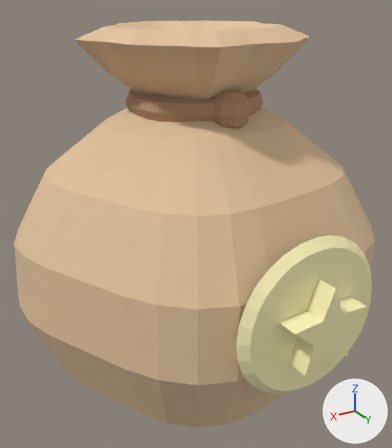
The OBJ model assets/meshes/ParasolPlummetBag.obj as it was, and as the next commit left it.
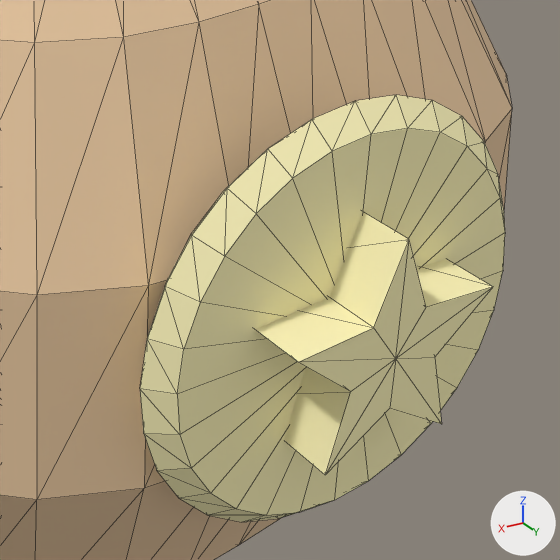
There are two pictures of each version: one whole from a 50 mm camera at (2.213, 3.715, 3.235) aimed at (0.05, 0.11, 1.432), one close up on the part from 47% to 100% of the width and 45% to 91% of the height. The axes (+X, +Y, +Z) are drawn at lower right. The lights are the same throughout. The older version's two pictures come first. The close-ups show mesh edges as thin lines. Where no turn or scale is listed for an object, it has been applied to the vertices. Vertices at exactly the same position are counted once.

The scene before the commit, as lines of its bpy script (objects in view):
```python
me_emblem = bpy.data.meshes.new('Emblem')
me_emblem.from_pydata(...)  # 108 vertices, 208 faces; spans x -0.58..0.58, y 1.32..1.68, z 0.67..1.83
me_emblem.materials.append(mat_emblem)  # beige #fff6bd
me_sack = bpy.data.meshes.new('Sack')
me_sack.from_pydata(...)  # 434 vertices, 864 faces; spans x -1.44..1.49, y -1.5..1.43, z 0.0..3.0
me_sack.materials.append(mat_sack)  # beige #e3c49d
ob_emblem = bpy.data.objects.new('Emblem', me_emblem)
ob_emblem.location = (0.0, 0.0, 0.0)
ob_sack = bpy.data.objects.new('Sack', me_sack)
ob_sack.location = (0.0, 0.0, 0.0)
```
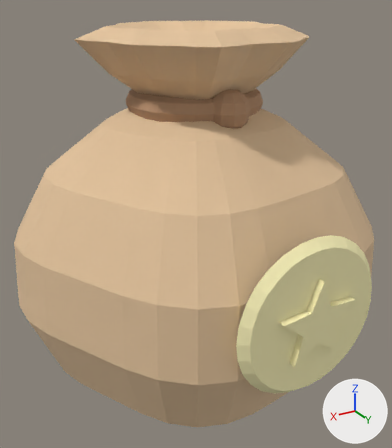
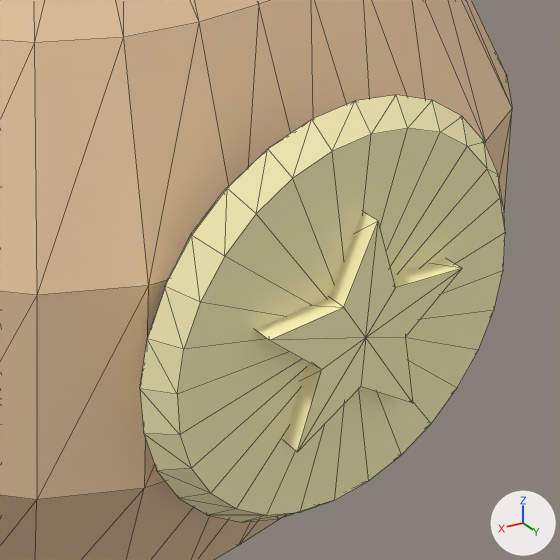
What differs and where, as boxes [x1, y1, x2, y2] in the close-ups (560 x 560 px; the box of a moved part takes in the faces that stretch with it):
```json
{"part": 1, "of": "me_emblem", "change": "moved or reshaped", "before": [255, 212, 493, 475], "after": [255, 212, 462, 452]}
```

Edits to the scene script, one JSON object a line:
```json
{"block": "me_emblem", "where": "# used by ob_emblem; location = (0.0, 0.0, 0.0)"}
{"op": "remove", "block": "me_emblem", "code": "me_emblem.from_pydata(...)  # 108 vertices, 208 faces; spans x -0.58..0.58, y 1.32..1.68, z 0.67..1.83"}
{"op": "add", "block": "me_emblem", "code": "me_emblem.from_pydata(...)  # 108 vertices, 208 faces; spans x -0.58..0.58, y 1.38..1.58, z 0.67..1.83"}
{"block": "me_emblem", "change": "me_emblem part 1: the loose piece of 22 vertices spanning x -0.304..0.304, y 1.32..1.68, z 0.991..1.57 is scaled about its middle by (1, 0.556, 1), then moved by (0.0, -0.02, 0.0)"}
```
